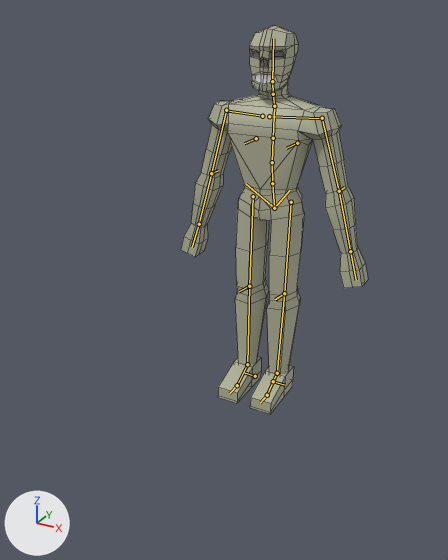
Renders of the Blender file Assets/Models/EnemyMelee.blend from each side of a commit.
Before and after are seen from a camera (50 mm lens) standing at (1.34, -2.96, 2.1) and looking at (-0.15, -0.25, 0.74). Arrows for +X, +Y and +Z are at lower left; the lights stay in place. The picture after the commit comes second. The bones that bend it are drawn over the model as lines. Mesh edges are drawn as thin lines.

In view in the first picture: 'Torso'.
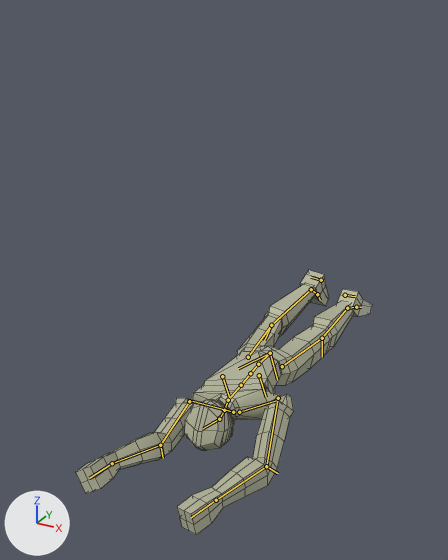
The newer file adds an action. The first version stands in its rest pose; the second is drawn at frame 70 of the action 'metarigAction.001'.

Where the change shows, as pixel boxes (x1, y1, x2, y2) in the pictures (448 x 560 px):
'Torso', posed (58% wider, 32% shorter)
    before: (181, 25, 368, 414)
    after: (76, 270, 372, 535)
bone 'spine', root to tip
    before: (274, 208) to (272, 183)
    after: (270, 353) to (258, 364)
bone 'thigh.L', root to tip
    before: (291, 202) to (284, 293)
    after: (282, 366) to (322, 338)
bone 'shin.L', root to tip
    before: (284, 293) to (277, 373)
    after: (322, 338) to (347, 308)
bone 'foot.L', root to tip
    before: (277, 373) to (267, 395)
    after: (347, 308) to (356, 307)
bone 'toe.L', root to tip
    before: (267, 395) to (260, 403)
    after: (356, 307) to (361, 307)
bone 'thigh.R', root to tip
    before: (253, 196) to (249, 286)
    after: (248, 357) to (271, 325)
bone 'shin.R', root to tip
    before: (249, 286) to (247, 364)
    after: (271, 325) to (311, 289)
bone 'foot.R', root to tip
    before: (247, 364) to (237, 385)
    after: (311, 289) to (317, 294)
bone 'toe.R', root to tip
    before: (237, 385) to (229, 393)
    after: (317, 294) to (320, 300)
bone 'spine.001', root to tip
    before: (272, 183) to (272, 162)
    after: (258, 364) to (250, 373)
bone 'spine.002', root to tip
    before: (272, 162) to (273, 138)
    after: (250, 373) to (241, 385)
bone 'spine.003', root to tip
    before: (273, 138) to (274, 106)
    after: (241, 385) to (228, 400)
bone 'spine.006', root to tip
    before: (272, 81) to (273, 38)
    after: (219, 419) to (203, 428)
bone 'upper_arm.L', root to tip
    before: (322, 118) to (339, 191)
    after: (278, 398) to (266, 466)
bone 'forearm.L', root to tip
    before: (339, 191) to (350, 251)
    after: (266, 466) to (216, 500)
bone 'hand.L', root to tip
    before: (350, 251) to (356, 280)
    after: (216, 500) to (190, 518)
bone 'upper_arm.R', root to tip
    before: (226, 110) to (211, 173)
    after: (189, 401) to (160, 445)
bone 'forearm.R', root to tip
    before: (211, 173) to (199, 224)
    after: (160, 445) to (112, 463)
bone 'hand.R', root to tip
    before: (199, 224) to (192, 247)
    after: (112, 463) to (89, 478)

The change in detail:
Bone 'spine' (bone_spine) moves from (0.0, 0.0, 0.0) to (0.0, -0.886, 0.229).
Bone 'spine' (bone_spine) turns from (0, 0, 0) to (75, 0, 0) degrees about its own x, y and z.
Bone 'thigh.L' (bone_thigh_l) turns from (0, 0, 0) to (13, -7, -8) degrees about its own x, y and z.
Bone 'shin.L' (bone_shin_l) moves from (0.0, 0.0, 0.0) to (0.002, -0.019, 0.003).
Bone 'shin.L' (bone_shin_l) turns from (0, 0, 0) to (5, -1, 4) degrees about its own x, y and z.
Bone 'foot.L' (bone_foot_l) turns from (0, 0, 0) to (40, 7, 0) degrees about its own x, y and z.
Bone 'toe.L' (bone_toe_l) turns from (0, 0, 0) to (-26, 4, -1) degrees about its own x, y and z.
Bone 'thigh.R' (bone_thigh_r) turns from (0, 0, 0) to (14, 15, 14) degrees about its own x, y and z.
Bone 'shin.R' (bone_shin_r) moves from (0.0, 0.0, 0.0) to (0.004, 0.018, -0.004).
Bone 'shin.R' (bone_shin_r) turns from (0, 0, 0) to (19, -8, -16) degrees about its own x, y and z.
Bone 'foot.R' (bone_foot_r) turns from (0, 0, 0) to (13, -5, -2) degrees about its own x, y and z.
Bone 'toe.R' (bone_toe_r) turns from (0, 0, 0) to (-14, -5, 2) degrees about its own x, y and z.
Bone 'spine.001' (bone_spine_001) turns from (0, 0, 0) to (6, 10, -1) degrees about its own x, y and z.
Bone 'spine.002' (bone_spine_002) turns from (0, 0, 0) to (11, 0, 1) degrees about its own x, y and z.
Bone 'spine.003' (bone_spine_003) turns from (0, 0, 0) to (0, 8, 0) degrees about its own x, y and z.
Bone 'spine.006' (bone_spine_006) turns from (0, 0, 0) to (-22, -19, 0) degrees about its own x, y and z.
Bone 'upper_arm.L' (bone_upper_arm_l) moves from (0.0, 0.0, 0.0) to (0.009, 0.023, 0.008).
Bone 'upper_arm.L' (bone_upper_arm_l) turns from (0, 0, 0) to (153, -5, -13) degrees about its own x, y and z.
Bone 'forearm.L' (bone_forearm_l) turns from (0, 0, 0) to (40, -18, -24) degrees about its own x, y and z.
Bone 'hand.L' (bone_hand_l) turns from (0, 0, 0) to (-1, 8, 2) degrees about its own x, y and z.
Bone 'upper_arm.R' (bone_upper_arm_r) moves from (0.0, 0.0, 0.0) to (0.007, -0.023, -0.008).
Bone 'upper_arm.R' (bone_upper_arm_r) turns from (0, 0, 0) to (180, -4, 12) degrees about its own x, y and z.
Bone 'forearm.R' (bone_forearm_r) turns from (0, 0, 0) to (18, 32, -10) degrees about its own x, y and z.
Bone 'hand.R' (bone_hand_r) turns from (0, 0, 0) to (-12, -4, 9) degrees about its own x, y and z.
